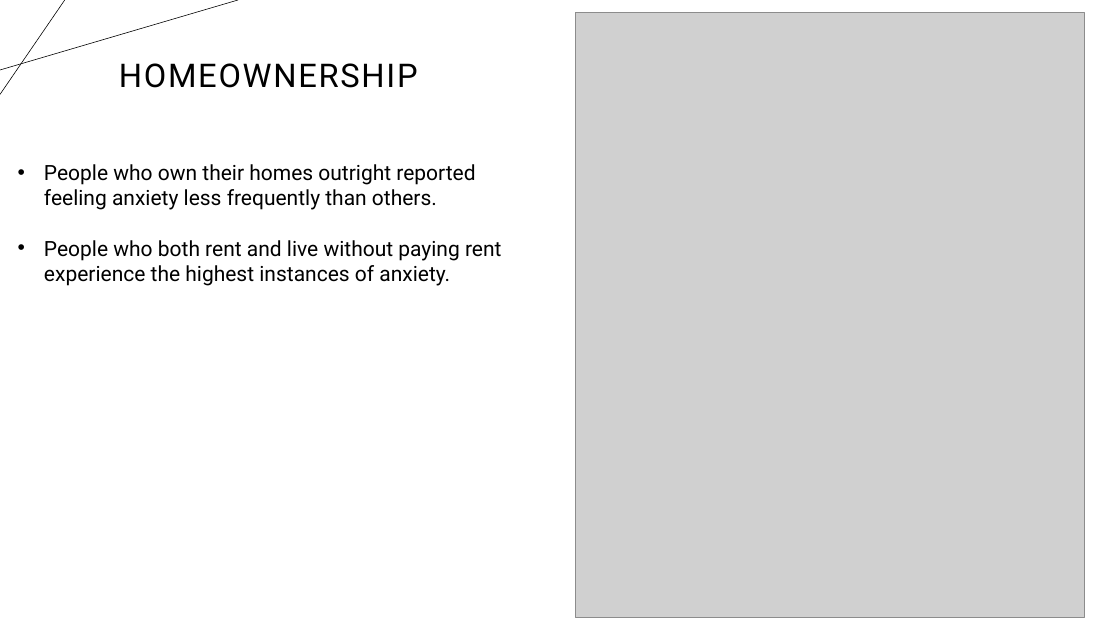
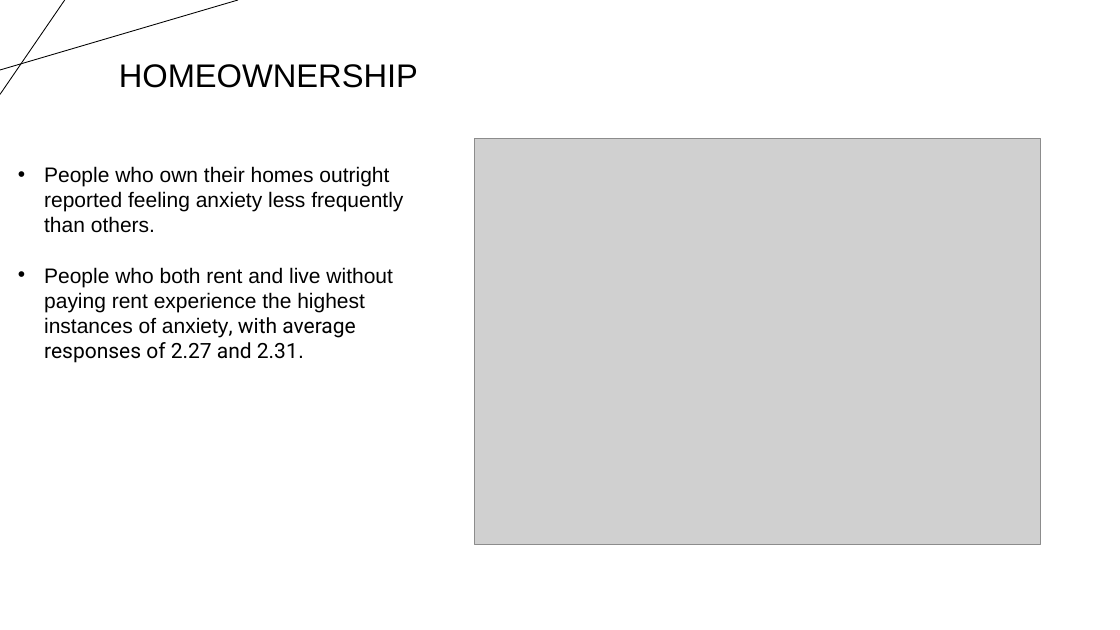
Before and after one commit to ginaleonardi/project_1, a slide deck: slide 9 of Project_Presentation.pptx. Drawn at 1120x630 pixels with LibreOffice and Linux fonts; fonts in the diff are those of the drawing; grey boxes stand for pictures. Boxes give left, top, right and bottom in pixels: in the first picture for what was removed or moved away, otherwise in the second. Text is boxed around its words. In the diff, an @@ line names an element or a change of style, - is before the commit and + after.

```diff
--- a/Project_Presentation.pptx
+++ b/Project_Presentation.pptx
@@ line (0, 70) - (238, 0): stroke #000000 0.5 pt to #000000 0.75 pt @@
@@ line (65, 0) - (0, 94): stroke #000000 0.5 pt to #000000 0.75 pt @@
@@ title "HOMEOWNERSHIP" at box(119, 64, 418, 88): font Roboto to Arial, letter spacing 1.5 to 0 pt @@
@@ picture: place and size @@
-picture at box(576, 13, 1084, 618)
+picture at box(475, 139, 1041, 544)
@@ text at box(44, 166, 403, 233): font Roboto to Arial in "People who own their homes outright reported ..." @@
@@ text at box(44, 267, 392, 363): text changed; font Roboto to Arial @@
-• People who both rent and live without paying rent experience the highest instances of anxiety.
+• People who both rent and live without paying rent experience the highest instances of anxiety, with average responses of 2.27 and 2.31.
```
Also in this commit, not shown: 1 other slide changed, 1 other file.
